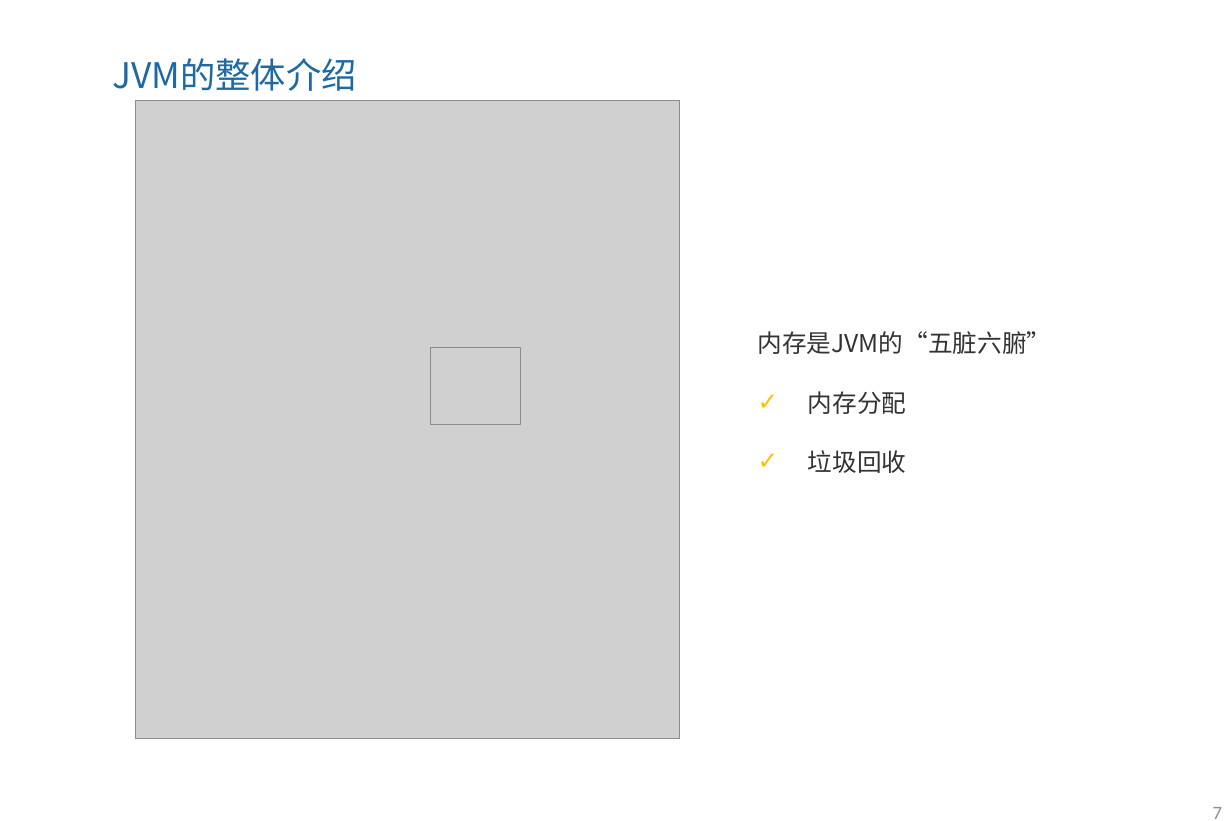
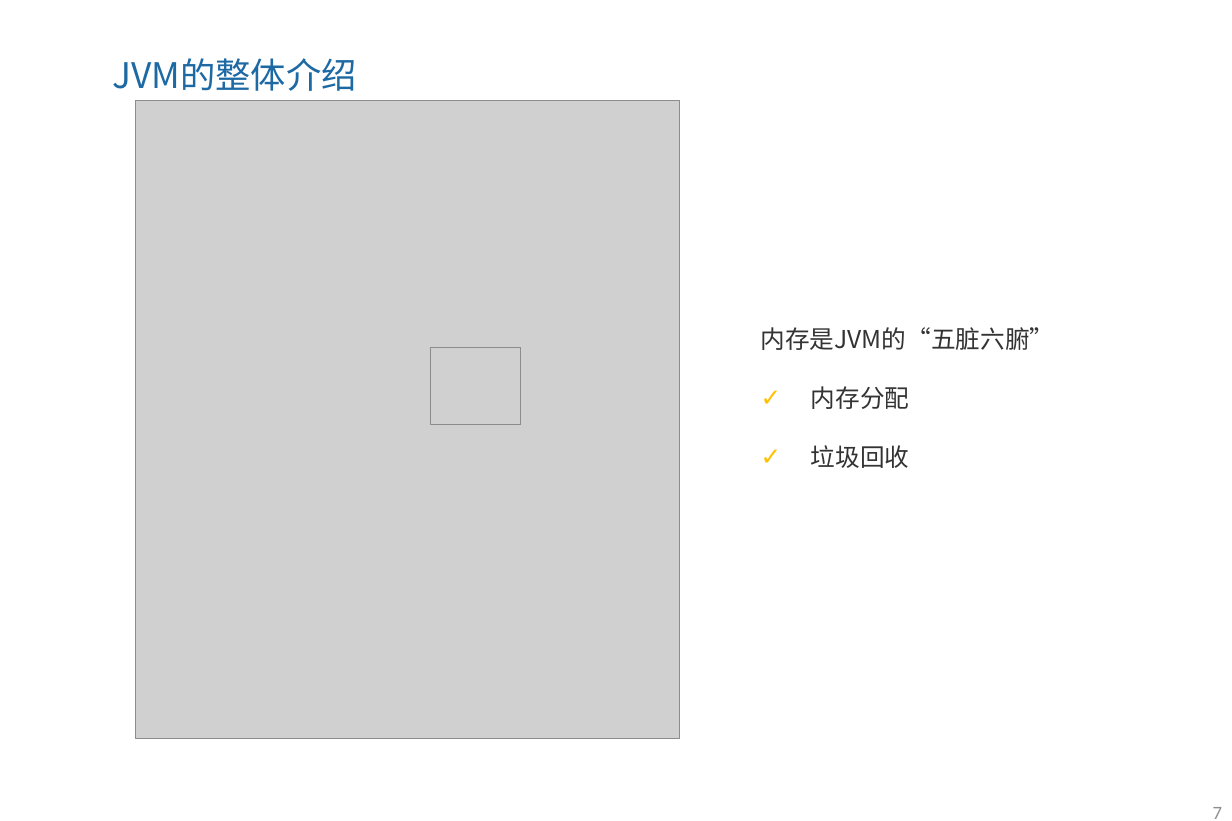
Before and after one commit to ZhangShenao/architect, a slide deck: slide 7 of architect/jvm/1、虚拟机的前世今生，深入理解JVM内存区域.pptx. Drawn at 1232x821 pixels with LibreOffice and Linux fonts; fonts in the diff are those of the drawing; grey boxes stand for pictures; background and template pictures are left out. Boxes give left, top, right and bottom in pixels: in the first picture for what was removed or moved away, otherwise in the second. Text is boxed around its words. In the diff, an @@ line names an element or a change of style, - is before the commit and + after.

```diff
--- a/architect/jvm/1、虚拟机的前世今生，深入理解JVM内存区域.pptx
+++ b/architect/jvm/1、虚拟机的前世今生，深入理解JVM内存区域.pptx
@@ text "内存是JVM的“五脏六腑”": place and size @@
-text "内存是JVM的“五脏六腑”" at [758, 331, 1052, 473]
+text "内存是JVM的“五脏六腑”" at [761, 327, 1055, 468]
```
Also in this commit, not shown: 12 other slides changed, 5 other files.
